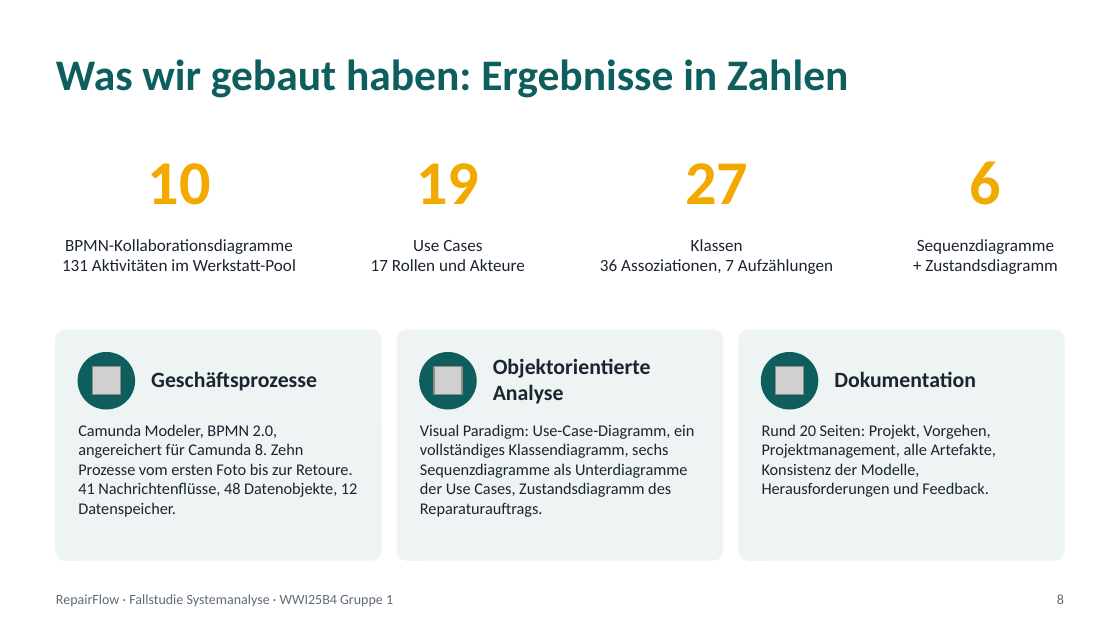
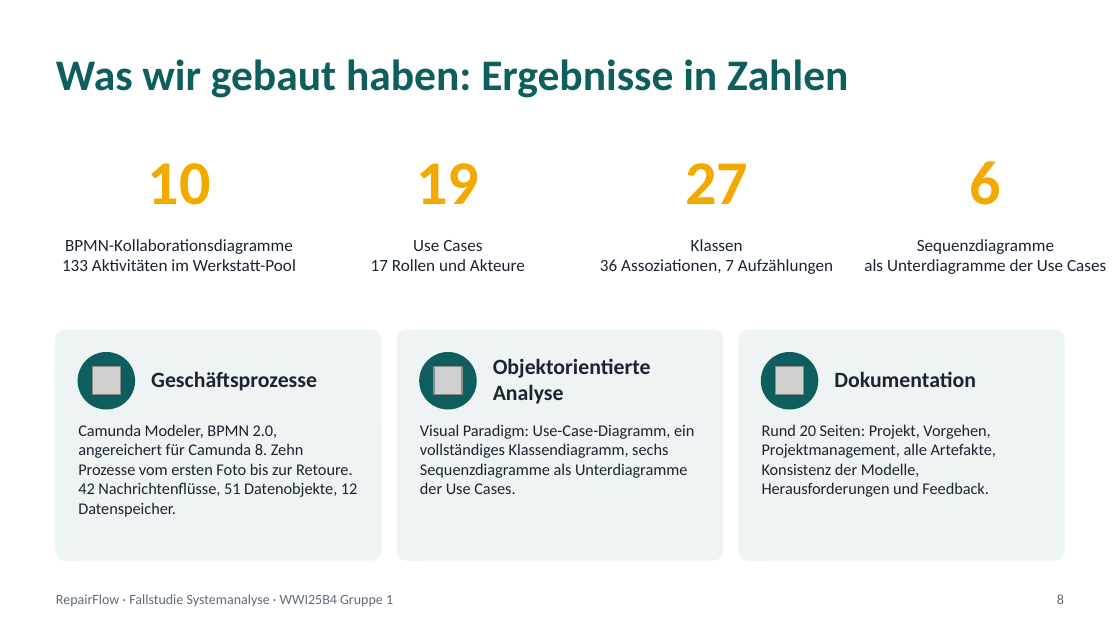
Before and after one commit to jakobschwan123-cmd/casestudy-semester-3, a slide deck: slide 8 of 4_praesentation/Abschlusspraesentation.pptx (slide 9 before the commit). Drawn at 1120x630 pixels with LibreOffice and Linux fonts; fonts in the diff are those of the drawing; grey boxes stand for pictures. Boxes give left, top, right and bottom in pixels: in the first picture for what was removed or moved away, otherwise in the second. Text is boxed around its words. In the diff, an @@ line names an element or a change of style, - is before the commit and + after.

```diff
--- a/4_praesentation/Abschlusspraesentation.pptx
+++ b/4_praesentation/Abschlusspraesentation.pptx
@@ text at (62,259,296,271): text changed @@
-131 Aktivitäten im Werkstatt-Pool
+133 Aktivitäten im Werkstatt-Pool
@@ text at (864,259,1106,274): text changed @@
-+ Zustandsdiagramm
+als Unterdiagramme der Use Cases
@@ text at (78,424,357,517): text changed @@
-Camunda Modeler, BPMN 2.0, angereichert für Camunda 8. Zehn Prozesse vom ersten Foto bis zur Retoure. 41 Nachrichtenflüsse, 48 Datenobjekte, 12 Datenspeicher.
+Camunda Modeler, BPMN 2.0, angereichert für Camunda 8. Zehn Prozesse vom ersten Foto bis zur Retoure. 42 Nachrichtenflüsse, 51 Datenobjekte, 12 Datenspeicher.
@@ text at (420,424,694,494): text changed @@
-Visual Paradigm: Use-Case-Diagramm, ein vollständiges Klassendiagramm, sechs Sequenzdiagramme als Unterdiagramme der Use Cases, Zustandsdiagramm des Reparaturauftrags.
+Visual Paradigm: Use-Case-Diagramm, ein vollständiges Klassendiagramm, sechs Sequenzdiagramme als Unterdiagramme der Use Cases.
```
Also in this commit, not shown: 8 other slides changed, 1 slide removed, 12 other files.
